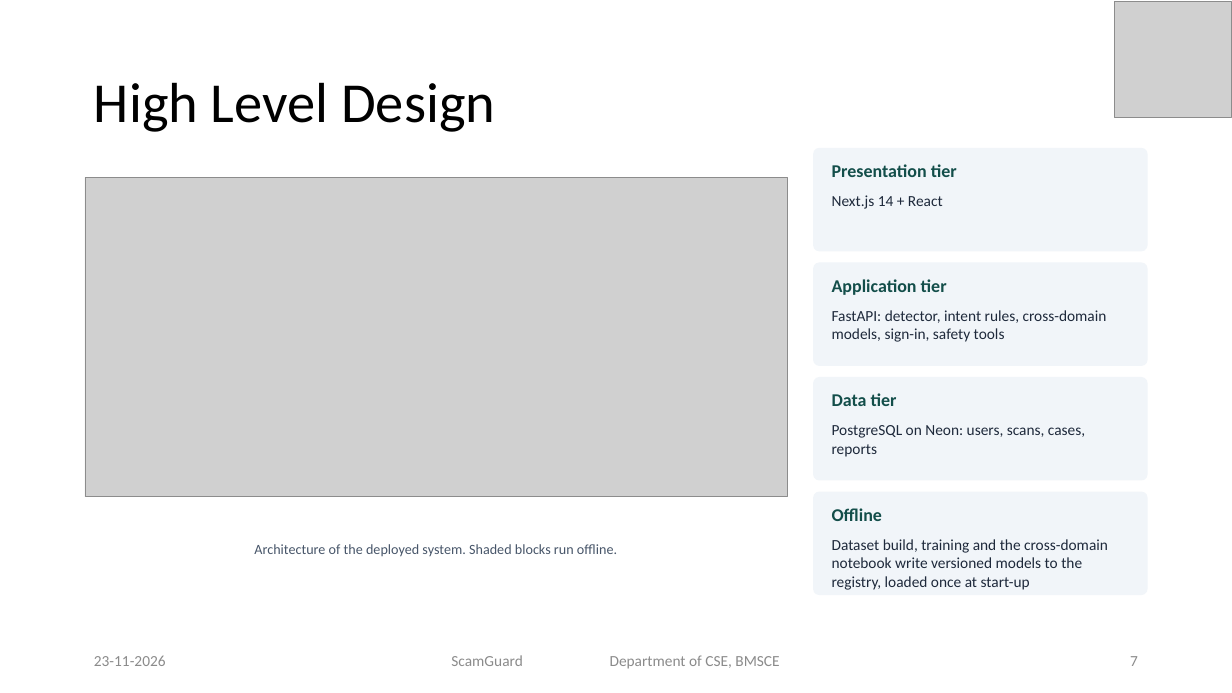
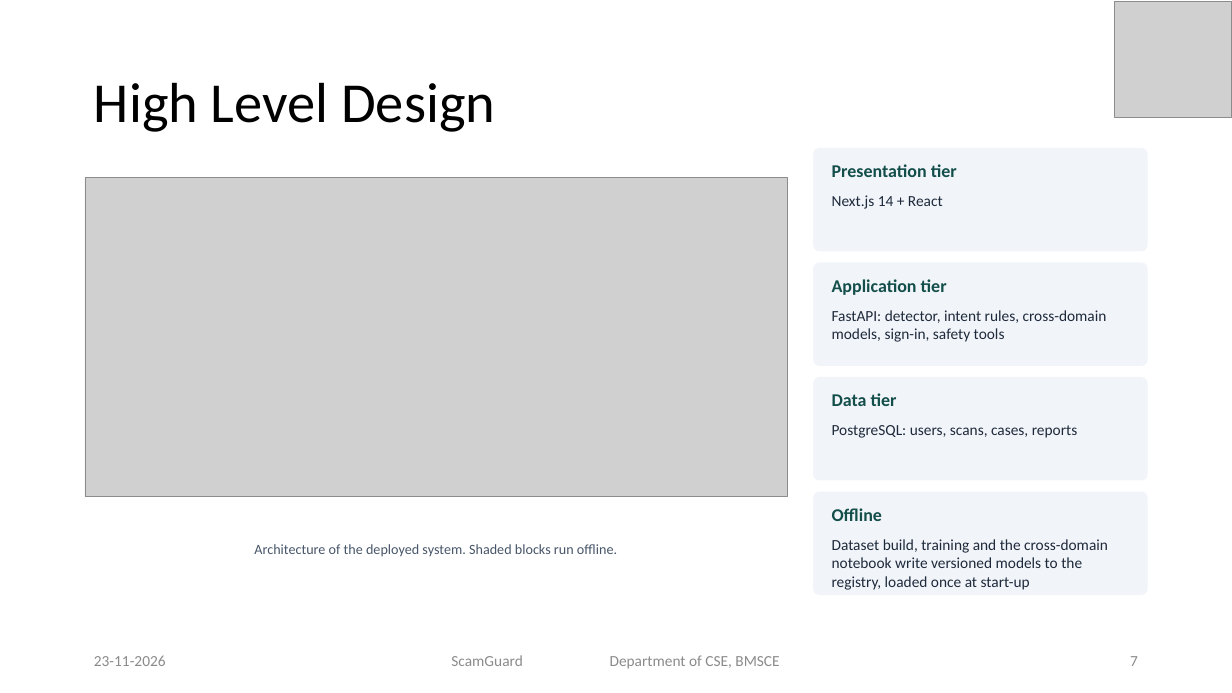
Before and after one commit to priyamthakur275/ScamGuard-AI, a slide deck: slide 7 of docs/presentation/ScamGuard_Final_Presentation.pptx. Drawn at 1232x693 pixels with LibreOffice and Linux fonts; fonts in the diff are those of the drawing; grey boxes stand for pictures. Boxes give left, top, right and bottom in pixels: in the first picture for what was removed or moved away, otherwise in the second. Text is boxed around its words. In the diff, an @@ line names an element or a change of style, - is before the commit and + after.

Commit message:
Report and PPT: remove back-end and database hosting names

```diff
--- a/docs/presentation/ScamGuard_Final_Presentation.pptx
+++ b/docs/presentation/ScamGuard_Final_Presentation.pptx
@@ text at <box>832,425,1078,438</box>: text changed @@
-PostgreSQL on Neon: users, scans, cases, reports
+PostgreSQL: users, scans, cases, reports
```
Also in this commit, not shown: 1 other slide changed, 5 other files.
